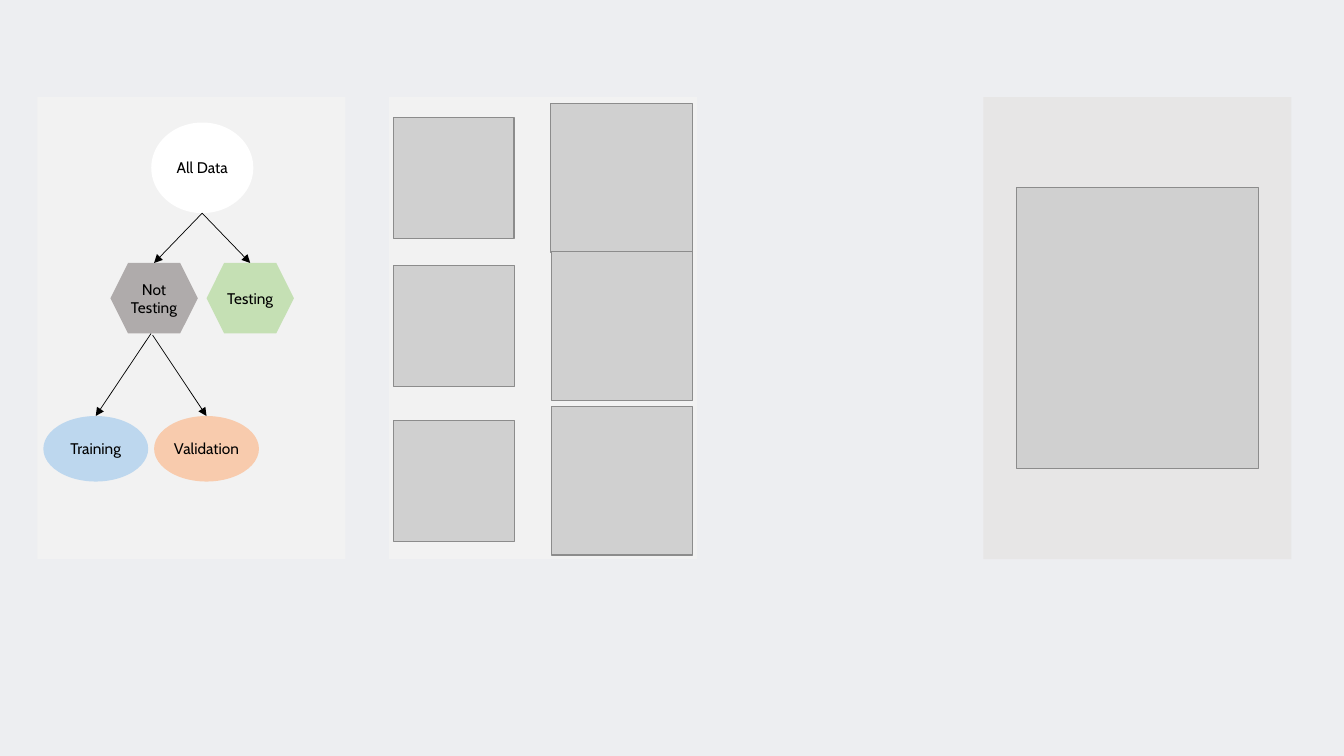
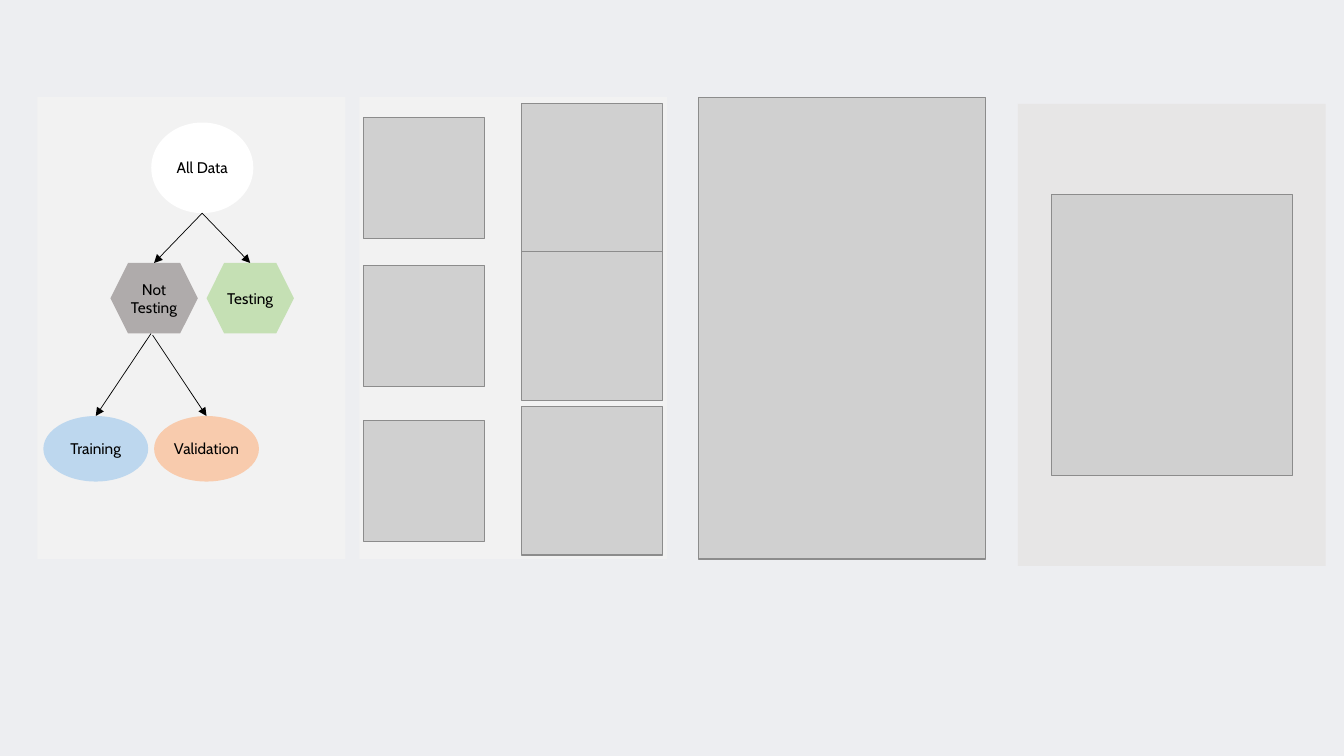
Before and after one commit to SMaRTWorkshops/mlr, a slide deck: slide 2 of figs/sw_figs.pptx. Drawn at 1344x756 pixels with LibreOffice and Linux fonts; fonts in the diff are those of the drawing; grey boxes stand for pictures. Boxes give left, top, right and bottom in pixels: in the first picture for what was removed or moved away, otherwise in the second. Text is boxed around its words. In the diff, an @@ line names an element or a change of style, - is before the commit and + after.

```diff
--- a/figs/sw_figs.pptx
+++ b/figs/sw_figs.pptx
@@ 6 pictures, 1 rectangle moved together from (x1=389, y1=97, x2=698, y2=559) to (x1=359, y1=97, x2=667, y2=559) @@
@@ picture added at (x1=699, y1=97, x2=986, y2=559) @@
@@ rectangle moved from (x1=984, y1=97, x2=1293, y2=559) to (x1=1018, y1=104, x2=1327, y2=566) @@
@@ picture moved from (x1=1017, y1=188, x2=1259, y2=468) to (x1=1052, y1=195, x2=1294, y2=475) @@
```
Also in this commit, not shown: 1 slide added, 1 slide removed, 7 other files.
